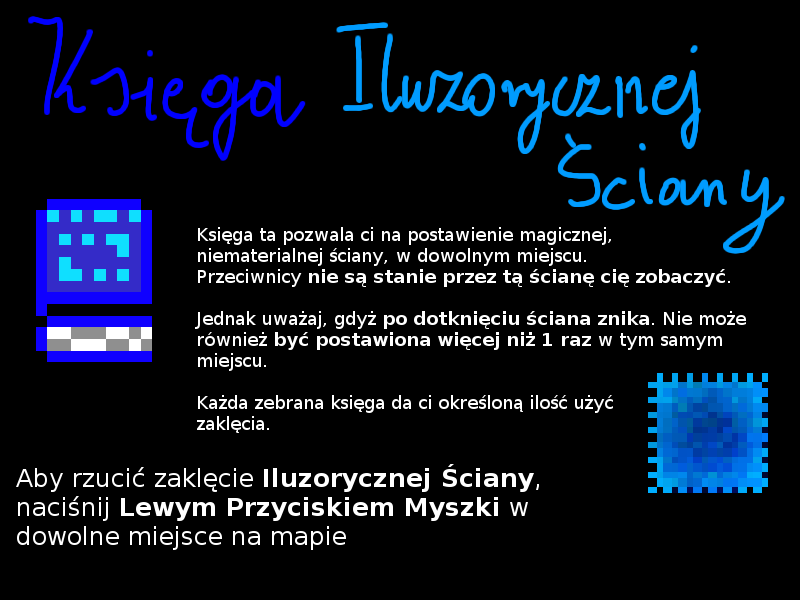
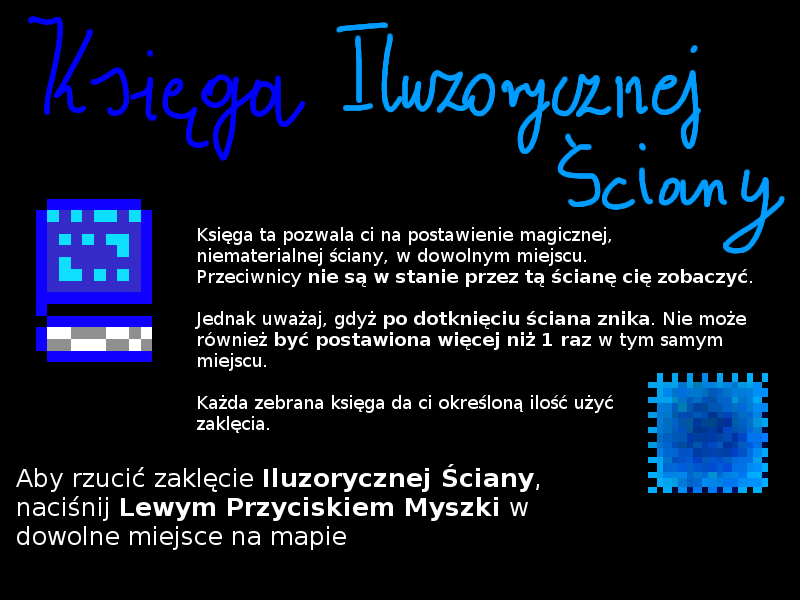
Comparing the layer stacks of the two 800x600 images. Changes:
painted on "Księga ta pozwala ci na postaw..." over [374, 269, 752, 287]
